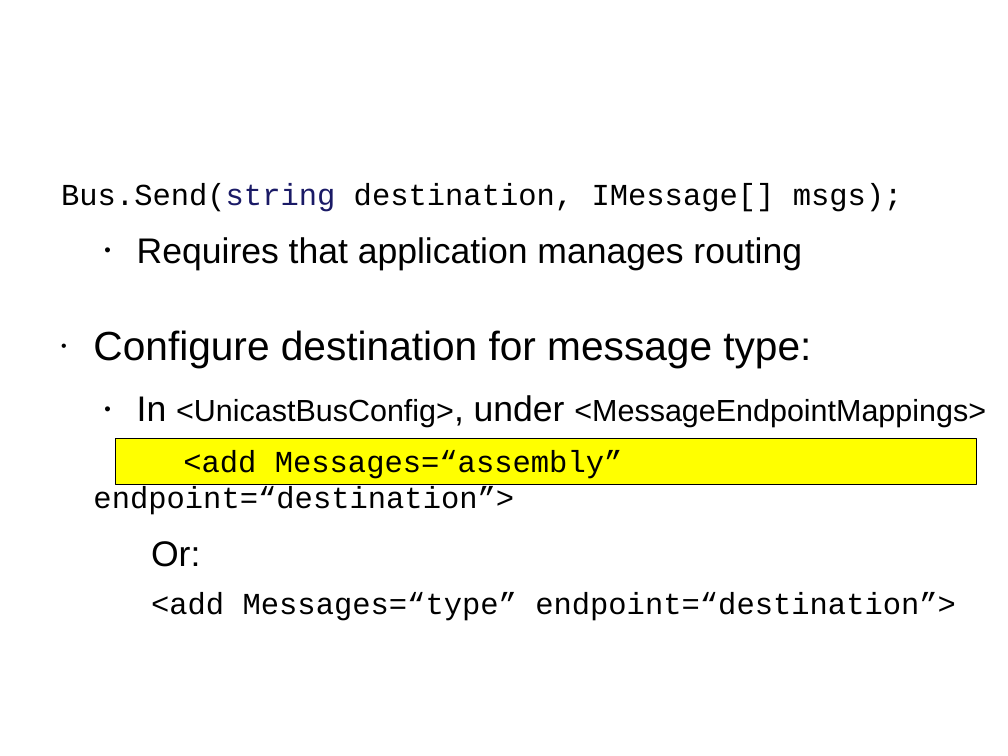
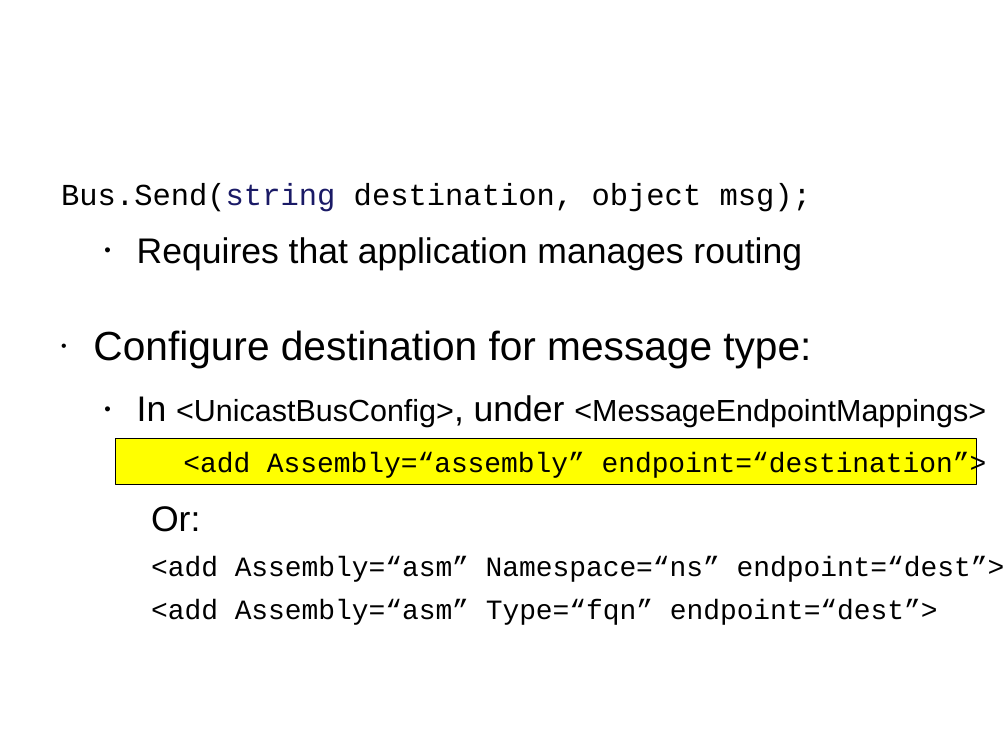
Before and after one commit to Particular/Course.Slides, a slide deck: slide 12 of EnterpriseDevelopmentWithNServiceBus.pptx. Drawn at 1008x756 pixels with LibreOffice and Linux fonts; fonts in the diff are those of the drawing; background and template pictures are left out. Boxes give left, top, right and bottom in pixels: in the first picture for what was removed or moved away, otherwise in the second. Text is boxed around its words. In the diff, an @@ line names an element or a change of style, - is before the commit and + after.

```diff
--- a/EnterpriseDevelopmentWithNServiceBus.pptx
+++ b/EnterpriseDevelopmentWithNServiceBus.pptx
@@ text at [61, 183, 811, 212]: text changed @@
-Bus.Send(string destination, IMessage[] msgs);
+Bus.Send(string destination, object msg);
@@ text at [183, 453, 987, 481]: text changed; size 24 to 22 pt @@
-    <add Messages=“assembly” endpoint=“destination”>
+    <add Assembly=“assembly” endpoint=“destination”>
@@ text at [151, 556, 1005, 625]: text changed; size 24 to 22 pt @@
-    <add Messages=“type” endpoint=“destination”>
+    <add Assembly=“asm” Namespace=“ns” endpoint=“dest”>
+    <add Assembly=“asm” Type=“fqn” endpoint=“dest”>
```
Also in this commit, not shown: 4 other slides changed, 1 other file.
